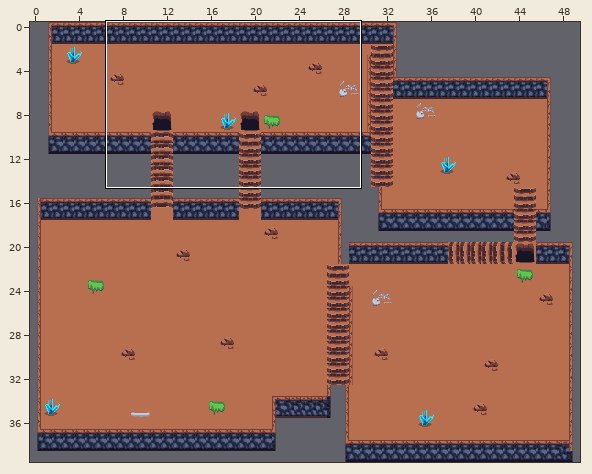
A Tiled map gets an edit: map/dungeon.tmx. Above: a wide view before the commit, with the close-up outlined.
Close-up. Before the edit:
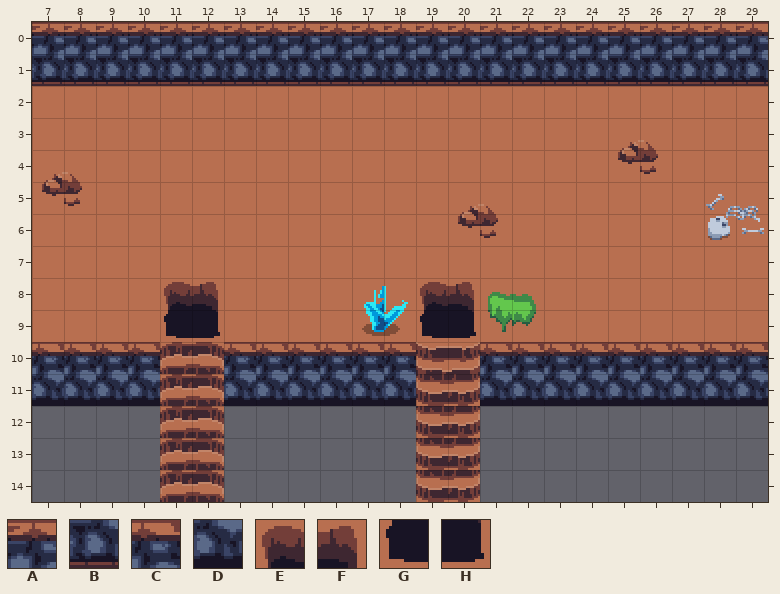
Cells are 16x16 px. Shown: x 7..29, y 0..14.
Key: from "dungeon": A 2, B 18, C 66, D 82, E 166, F 167, G 182, H 183.
_ is an empty cell.
Layers that did not change in this view are not listed.
Layer "walls" before, first column x 7:
 0 AAAAAAAAAAAAAAAAAAAAAAA
 1 BBBBBBBBBBBBBBBBBBBBBBB
 2 _______________________
 3 _______________________
 4 _______________________
 5 _______________________
 6 _______________________
 7 _______________________
 8 ____EF______EF_________
 9 ____GH______GH_________
10 CCCC__CCCCCC__CCCCCCCCC
11 DDDD__DDDDDD__DDDDDDDDD
12 _______________________
13 _______________________
14 _______________________
The same view after the edit:
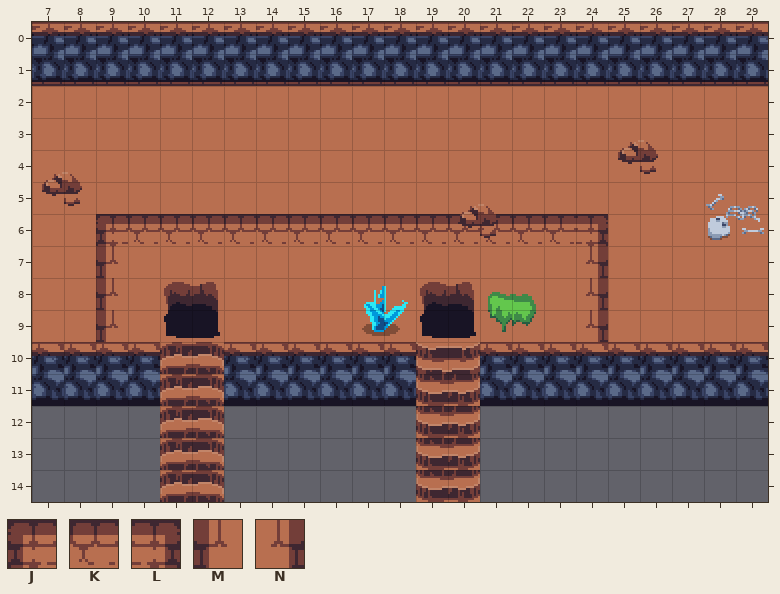
Further tiles: from "dungeon": J 128, K 129, L 133, M 144, N 149.
Edits made:
{"where": "layer \"walls\""}
{"y":6,"x":9,"old":"________________","new":"JKKKKKKKKKKKKKKL"}
{"y":7,"x":9,"old":"_","new":"M"}
{"y":7,"x":24,"old":"_","new":"N"}
{"y":8,"x":9,"old":"_","new":"M"}
{"y":8,"x":24,"old":"_","new":"N"}
{"y":9,"x":9,"old":"_","new":"M"}
{"y":9,"x":24,"old":"_","new":"N"}
